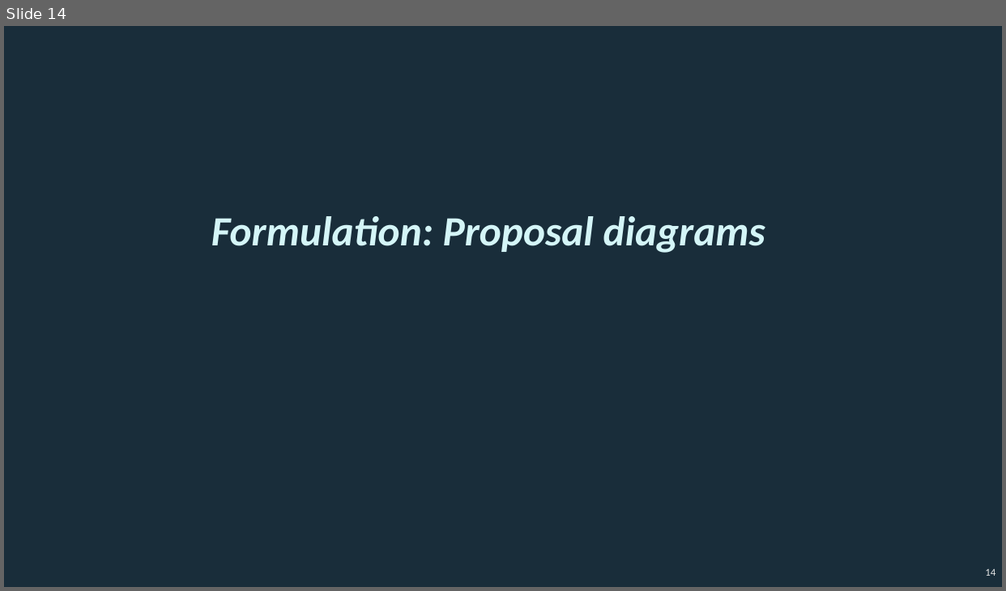
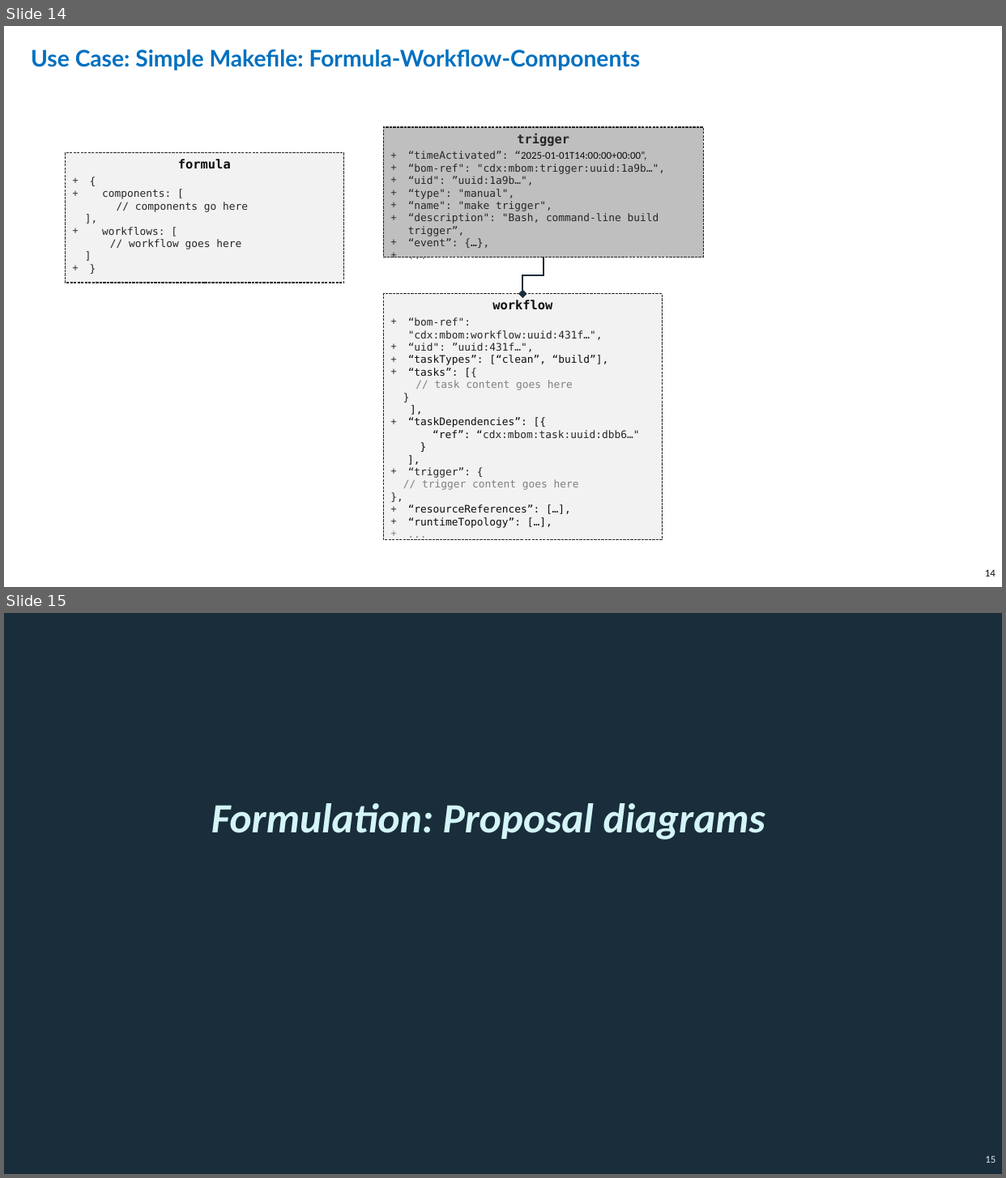
Before and after one commit to CycloneDX/guides, a slide deck: MBOM/en/images/CycloneDX-Formulation-diagrams.pptx. Shown one above the other, each under a label of ours: slide 14 before the commit, slides 14 and 15 after it. The pictures are 1006x591 and 1006x1178 pixels, drawn with LibreOffice and Linux fonts; fonts in the diff are those of the drawing. Boxes give left, top, right and bottom in pixels: in the first picture for what was removed or moved away, otherwise in the second. Text is boxed around its words. In the diff, an @@ line names an element or a change of style, - is before the commit and + after.

Commit message:
Initial contributions for MBOM guide

```diff
--- a/MBOM/en/images/CycloneDX-Formulation-diagrams.pptx
+++ b/MBOM/en/images/CycloneDX-Formulation-diagrams.pptx
@@ slide 14 added at (4,26,1002,587), background #FFFFFF @@
@@ text added at (31,49,641,71), 44 pt, text #0070C0, bold @@
+Use Case: Simple Makefile: Formula-Workflow-Components
@@ rectangle added at (383,127,703,257), fill #BFBFBF, outline #262626 1.75 pt dashed, 20 pt, text #262626 @@
+trigger
++ “timeActivated”: “2025-01-01T14:00:00+00:00”,
++ “bom-ref": "cdx:mbom:trigger:uuid:1a9b…",
++ “uid": ”uuid:1a9b…",
++ “type": "manual",
++ “name": "make trigger",
++ “description": "Bash, command-line build trigger”,
++ “event”: {…},
++ ...
@@ rectangle added at (65,153,343,283), fill #F2F2F2, outline #262626 1.75 pt dashed, 20 pt, text #262626 @@
+formula
++ {
++ components: [
+// components go here
+],
++ workflows: [
+// workflow goes here
+]
++ }
@@ elbow arrow added from (543, 257) to (522, 294), #1A2D3A 3.25 pt @@
@@ rectangle added at (383,294,662,540), fill #F2F2F2, outline #262626 1.75 pt dashed, 20 pt, text #0D0D0D @@
+workflow
++ “bom-ref": "cdx:mbom:workflow:uuid:431f…",
++ “uid": ”uuid:431f…",
++ “taskTypes”: [“clean”, “build”],
++ “tasks”: [{
+// task content goes here
+}
+],
++ “taskDependencies”: [{
+“ref”: “cdx:mbom:task:uuid:dbb6…"
+}
+],
++ “trigger”: {
+// trigger content goes here
+},
++ “resourceReferences”: […],
++ “runtimeTopology”: […],
++ ...
@@ page number added at (985,570,995,577), 20 pt, text #0D0D0D @@
+14
@@ what was slide 14 is now slide 15 @@
@@ page number at (985,1156,995,1163): text changed @@
-14
+15
```
Also in this commit, not shown: 1 slide changed, 2 other files.
